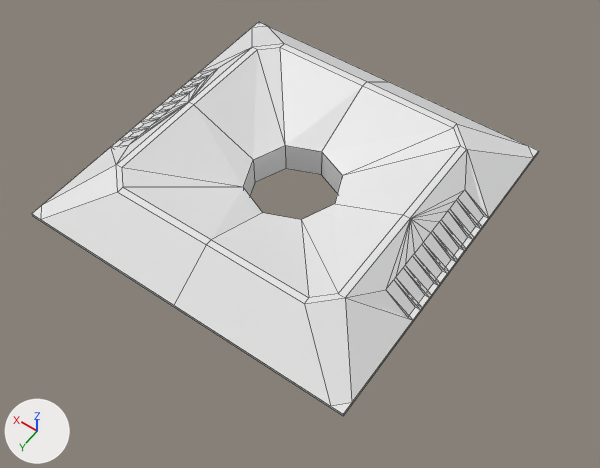
Renders of the Blender file wasabi/media_src/atari-7800-controller.blend from each side of a commit.
Both versions are drawn from a 50 mm lens placed at (-9.22, 12.58, 17.54), pointed at (-0.9, 0.93, -0.77). Every picture has the same lights, and +X, +Y and +Z are marked at lower left. Mesh edges are drawn as thin lines.
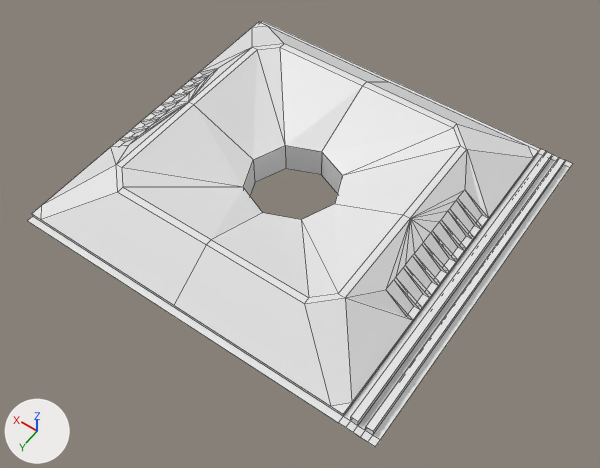
Commit message: tweak a bit and start adding the bumpy area above the joystick

Edits to the bpy script that builds the scene:
```text
Change me_circle:
    used by ob_circle; location = (0.0, 0.0, 0.0)
    remove me_circle.from_pydata(...)  # 166 vertices, 166 faces; spans x -5.1..5.1, y -5.1..5.1, z -1.0..1.0
    add me_circle.from_pydata(...)  # 198 vertices, 192 faces; spans x -6.1..5.1, y -5.3..5.3, z -1.0..1.0
    me_circle part 1
    18 vertices in x 4.95, y -2.0..2.0, z 0.0 move by (-0.05, 0.0, 0.0)
    18 vertices in x -4.95, y -2.0..2.0, z 0.0 move by (0.05, 0.0, 0.0)
    12 vertices are added at x -6.1..5.1, y -5.3..5.1, z -0.1
    12 new vertices lie (0.0, 0.2, 0.0) away from vertices in x -6.1..5.1, y -5.3..5.1, z -0.1
    8 new vertices lie (0.0, 0.0, 0.2) away from vertices in x -5.9..-5.3, y -5.1..5.1, z -0.1
    26 new faces join them
```

Changed parts and their boxes (x1, y1, x2, y2) in the pictures (600 x 468 px):
'Circle', reshaped (7% wider, 8% taller)
    before: (32, 22, 539, 416)
    after: (28, 21, 573, 447)
part 1 of me_circle, built on
    before: (111, 68, 489, 320)
    after: (28, 21, 573, 447)
